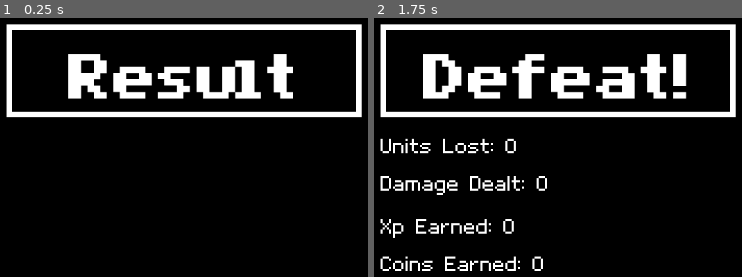
Above: before the commit, frames 1-2 (left to right).
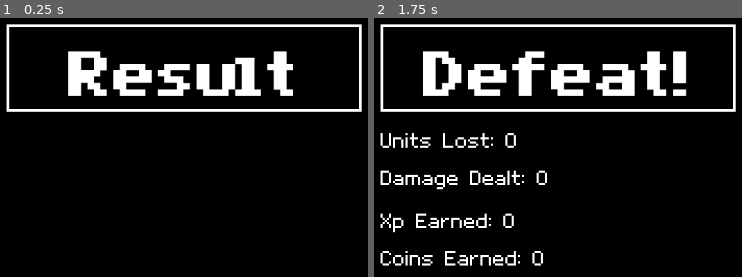
Above: after the commit, the same moments.

Repository: Tekknobot/Terrain
Game: Godot game, scene res://Scenes/GameOver.tscn
Two runs of this game, one before a commit and one after it. Both use one fixed random seed, a clock stepped at 60 frames per second and the inputs below. This scene is started directly instead of the project's main scene.
Inputs (mouse positions are in pixels of both pictures, inside the frame that each line leads up to):
- Up to frame 1 (0.25 s): no input
- Up to frame 2 (1.75 s): tap Enter at 0.5 s; move the mouse to (539, 207) at 0.52 s; click (539, 207) at 0.67 s; tap Space at 1.25 s; drag from (outside the picture) to (outside the picture) at 1.27 s

The runs differ from the first frame. In frame 1, 7.4% of the frame differs, in the area x 1-99%, y 3-39%; in frame 2, 13%, in the area x 1-99%, y 3-98%.

Commit message:
Prevent enemy units from auto-attacking when selected.

Diff:
--- a/Scenes/GameOver.tscn
+++ b/Scenes/GameOver.tscn
@@ -8,10 +8,10 @@
 
 [sub_resource type="StyleBoxFlat" id="StyleBoxFlat_4pobx"]
 bg_color = Color(0, 0, 0, 1)
-border_width_left = 8
-border_width_top = 8
-border_width_right = 8
-border_width_bottom = 8
+border_width_left = 4
+border_width_top = 4
+border_width_right = 4
+border_width_bottom = 4
 border_color = Color(1, 1, 1, 1)
 
 [sub_resource type="Theme" id="Theme_t4xgv"]
--- a/Scripts/TileMap.gd
+++ b/Scripts/TileMap.gd
@@ -98,68 +98,65 @@
 
 		if event.button_index == MOUSE_BUTTON_LEFT:
 			if selected_unit:
-				# If we're in attack mode (right click activated) and the clicked tile has an enemy, structure, or is empty:
-				if showing_attack:
-					# Try to get an enemy unit and a structure at the clicked tile.
-					var enemy = get_unit_at_tile(mouse_tile)
-					var structure = get_structure_at_tile(mouse_tile)
-
-					# If there's an enemy (that isn't a player) or a structure, or the tile is empty:
-					if (enemy and not enemy.is_player) or structure or (enemy == null and structure == null):
-						# Check if the selected unit is ranged or support.
-						if selected_unit.unit_type in ["Ranged", "Support"]:
-							# If an enemy exists, use its tile position.
-							if enemy and manhattan_distance(selected_unit.tile_pos, enemy.tile_pos) <= selected_unit.attack_range:
-								selected_unit.auto_attack_ranged(enemy, selected_unit)
-								var sprite := selected_unit.get_node("AnimatedSprite2D")
-								sprite.self_modulate = Color(0.4, 0.4, 0.4, 1)
-								showing_attack = false
-								_clear_highlights()
+				# Only process attack/move commands if the selected unit is a player.
+				if selected_unit.is_player:
+					# If we're in attack mode (right click activated) and the clicked tile has an enemy, structure, or is empty:
+					if showing_attack:
+						var enemy = get_unit_at_tile(mouse_tile)
+						var structure = get_structure_at_tile(mouse_tile)
+
+						# If there's an enemy (that isn't a player) or a structure, or the tile is empty:
+						if (enemy and not enemy.is_player) or structure or (enemy == null and structure == null):
+							# Check if the selected unit is ranged or support.
+							if selected_unit.unit_type in ["Ranged", "Support"]:
+								# If an enemy exists, use its tile position.
+								if enemy and manhattan_distance(selected_unit.tile_pos, enemy.tile_pos) <= selected_unit.attack_range:
+									selected_unit.auto_attack_ranged(enemy, selected_unit)
+									var sprite := selected_unit.get_node("AnimatedSprite2D")
+									sprite.self_modulate = Color(0.4, 0.4, 0.4, 1)
+									showing_attack = false
+									_clear_highlights()
+									return
+								# Otherwise, if a structure exists, use its tile position.
+								elif structure and manhattan_distance(selected_unit.tile_pos, structure.tile_pos) <= selected_unit.attack_range:
+									selected_unit.auto_attack_ranged(structure, selected_unit)
+									var sprite := selected_unit.get_node("AnimatedSprite2D")
+									sprite.self_modulate = Color(0.4, 0.4, 0.4, 1)
+									showing_attack = false
+									_clear_highlights()
+									return
+								# Otherwise, if both enemy and structure are null, allow a missile to strike an empty tile.
+								elif enemy == null and structure == null and manhattan_distance(selected_unit.tile_pos, mouse_tile) <= selected_unit.attack_range:
+									selected_unit.auto_attack_ranged_empty(mouse_tile, selected_unit)
+									var sprite := selected_unit.get_node("AnimatedSprite2D")
+									sprite.self_modulate = Color(0.4, 0.4, 0.4, 1)
+									showing_attack = false
+									_clear_highlights()
+									return
+							else:
+								# For melee units, require the enemy to be exactly adjacent.
+								if enemy and manhattan_distance(selected_unit.tile_pos, enemy.tile_pos) == 1:
+									selected_unit.auto_attack_adjacent()
+									selected_unit.has_moved = true
+									var sprite := selected_unit.get_node("AnimatedSprite2D")
+									sprite.self_modulate = Color(0.4, 0.4, 0.4, 1)
+									showing_attack = false
+									_clear_highlights()
+									play_attack_sound(to_global(map_to_local(enemy.tile_pos)))
+									return
+					# Allow manual movement if not in attack mode.
+					if not showing_attack:
+						if highlighted_tiles.has(mouse_tile):
+							if selected_unit.has_moved:
 								return
-							# Otherwise, if a structure exists, use its tile position.
-							elif structure and manhattan_distance(selected_unit.tile_pos, structure.tile_pos) <= selected_unit.attack_range:
-								selected_unit.auto_attack_ranged(structure, selected_unit)
-								var sprite := selected_unit.get_node("AnimatedSprite2D")
-								sprite.self_modulate = Color(0.4, 0.4, 0.4, 1)
-								showing_attack = false
-								_clear_highlights()
-								return
-							# Otherwise, if both enemy and structure are null, allow a missile to strike an empty tile.
-							elif enemy == null and structure == null and manhattan_distance(selected_unit.tile_pos, mouse_tile) <= selected_unit.attack_range:
-								# auto_attack_ranged_empty() should perform the same steps as auto_attack_ranged,
-								# but uses the clicked tile as the target position.
-								selected_unit.auto_attack_ranged_empty(mouse_tile, selected_unit)
-								var sprite := selected_unit.get_node("AnimatedSprite2D")
-								sprite.self_modulate = Color(0.4, 0.4, 0.4, 1)
-								showing_attack = false
-								_clear_highlights()
-								return
-						else:
-							# For melee units, require the enemy to be exactly adjacent.
-							if enemy and manhattan_distance(selected_unit.tile_pos, enemy.tile_pos) == 1:
-								selected_unit.auto_attack_adjacent()
-								selected_unit.has_moved = true
-								var sprite := selected_unit.get_node("AnimatedSprite2D")
-								sprite.self_modulate = Color(0.4, 0.4, 0.4, 1)
-								showing_attack = false
-								_clear_highlights()
-								play_attack_sound(to_global(map_to_local(enemy.tile_pos)))
-								return
-				# Only allow manual movement if the selected unit is a player and we're not in attack mode.
-				if is_instance_valid(selected_unit) and selected_unit.is_player and not showing_attack:
-					if highlighted_tiles.has(mouse_tile):
-						if selected_unit.has_moved:
+							_move_selected_to(mouse_tile)
+							var sprite = selected_unit.get_node("AnimatedSprite2D")
+							sprite.self_modulate = Color(1, 0.6, 0.6, 1)
 							return
-						_move_selected_to(mouse_tile)
-						var sprite = selected_unit.get_node("AnimatedSprite2D")
-						sprite.self_modulate = Color(1, 0.6, 0.6, 1)
-						return
-
-				# If the selected unit is an enemy, simply show its range:
 				else:
+					# If the selected unit is an enemy, do not initiate any attacks—just show its range.
 					_show_range_for_selected_unit()
 			_select_unit_at_mouse()
-
 
 		elif event.button_index == MOUSE_BUTTON_RIGHT:
 			# Right click sets up attack mode.
